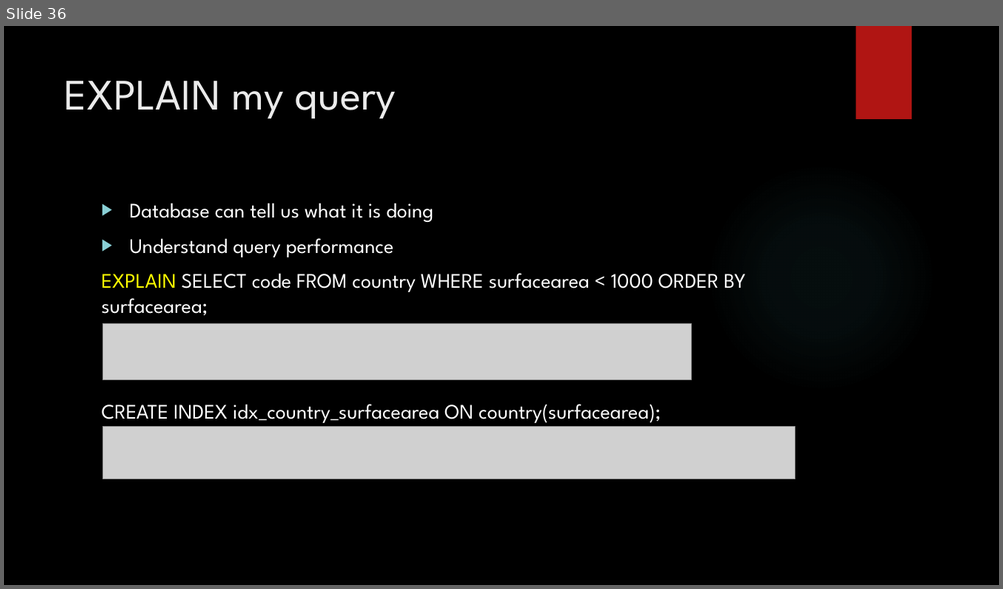
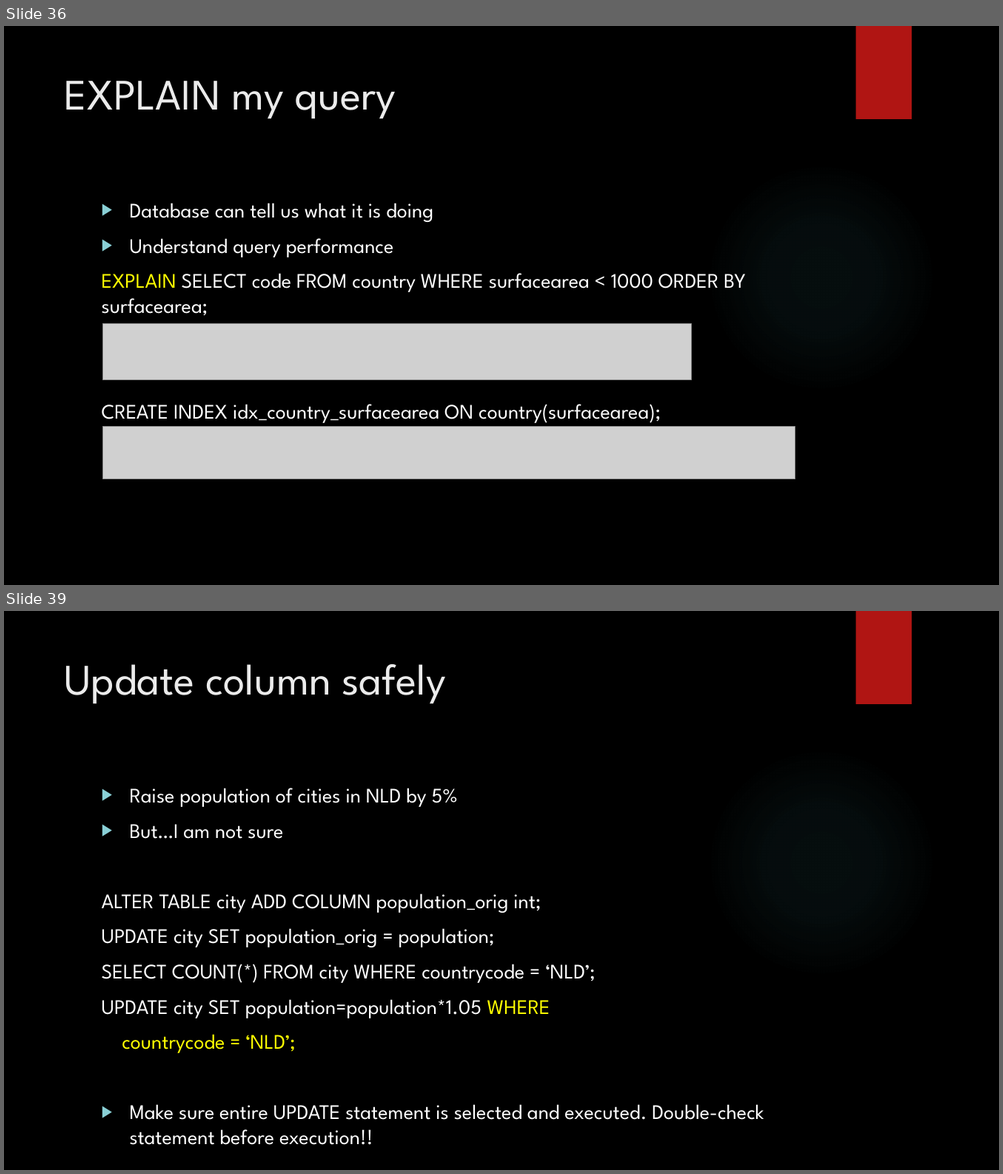
Before and after one commit to zedfoxus/database-bootcamp, a slide deck: Presentation/Database-Bootcamp-Presentation.pptx. Shown one above the other, each under a label of ours: slide 36 before the commit, slides 36 and 39 after it; the slides between them are not shown. The pictures are 1003x589 and 1003x1174 pixels, drawn with LibreOffice and Linux fonts; fonts in the diff are those of the drawing; grey boxes stand for pictures; background and template pictures are left out. Boxes give left, top, right and bottom in pixels: in the first picture for what was removed or moved away, otherwise in the second. Text is boxed around its words. In the diff, an @@ line names an element or a change of style, - is before the commit and + after.

Commit message:
Safely execute updates and deletes

```diff
--- a/Presentation/Database-Bootcamp-Presentation.pptx
+++ b/Presentation/Database-Bootcamp-Presentation.pptx
@@ slide 39 added at [4, 611, 999, 1170], background picture (left out); not listed: 2 template elements that a slide beside it also shows @@
@@ title added at [64, 664, 445, 704], 42 pt, text #EBEBEB @@
+Update column safely
@@ text added at [102, 788, 763, 1145], 20 pt, text #FFFFFF @@
+▶ Raise population of cities in NLD by 5%
+▶ But…I am not sure
+ALTER TABLE city ADD COLUMN population_orig int;
+UPDATE city SET population_orig = population;
+SELECT COUNT(*) FROM city WHERE countrycode = ‘NLD’;
+UPDATE city SET population=population*1.05 WHERE
+countrycode = ‘NLD’;
+▶ Make sure entire UPDATE statement is selected and executed. Double-check statement before execution!!
```
Also in this commit, not shown: 2 other slides added.
